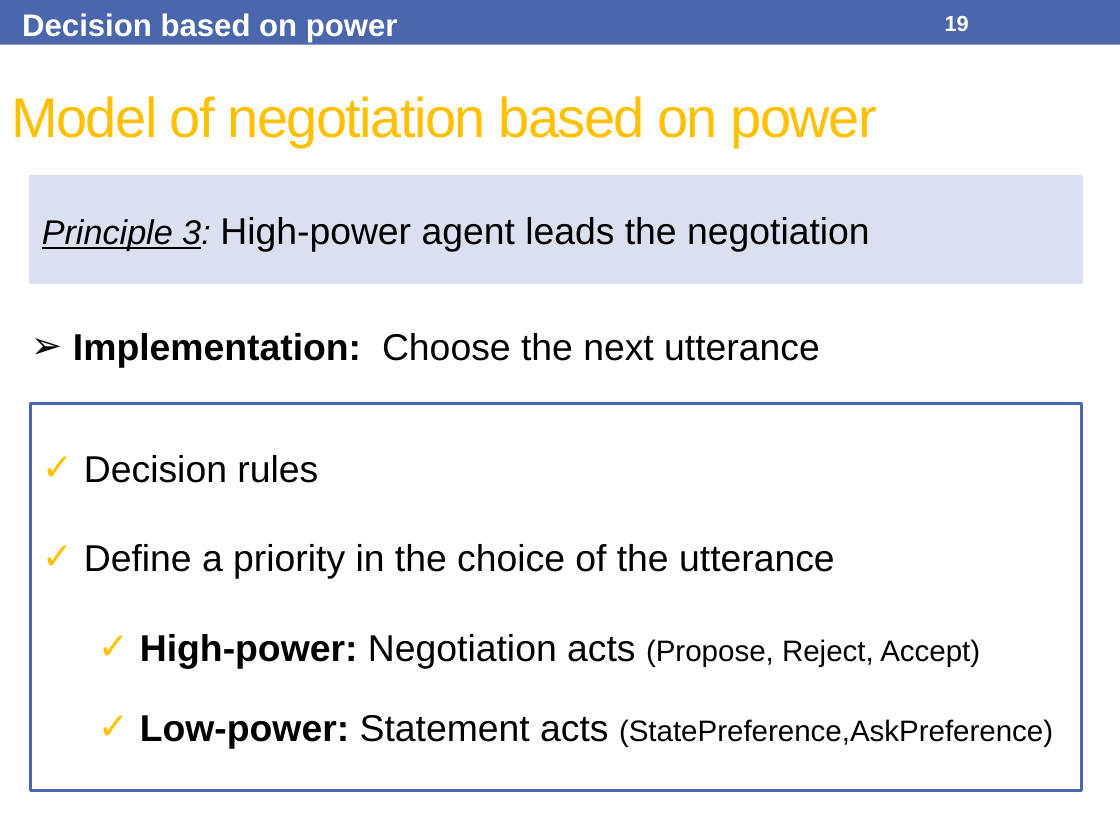
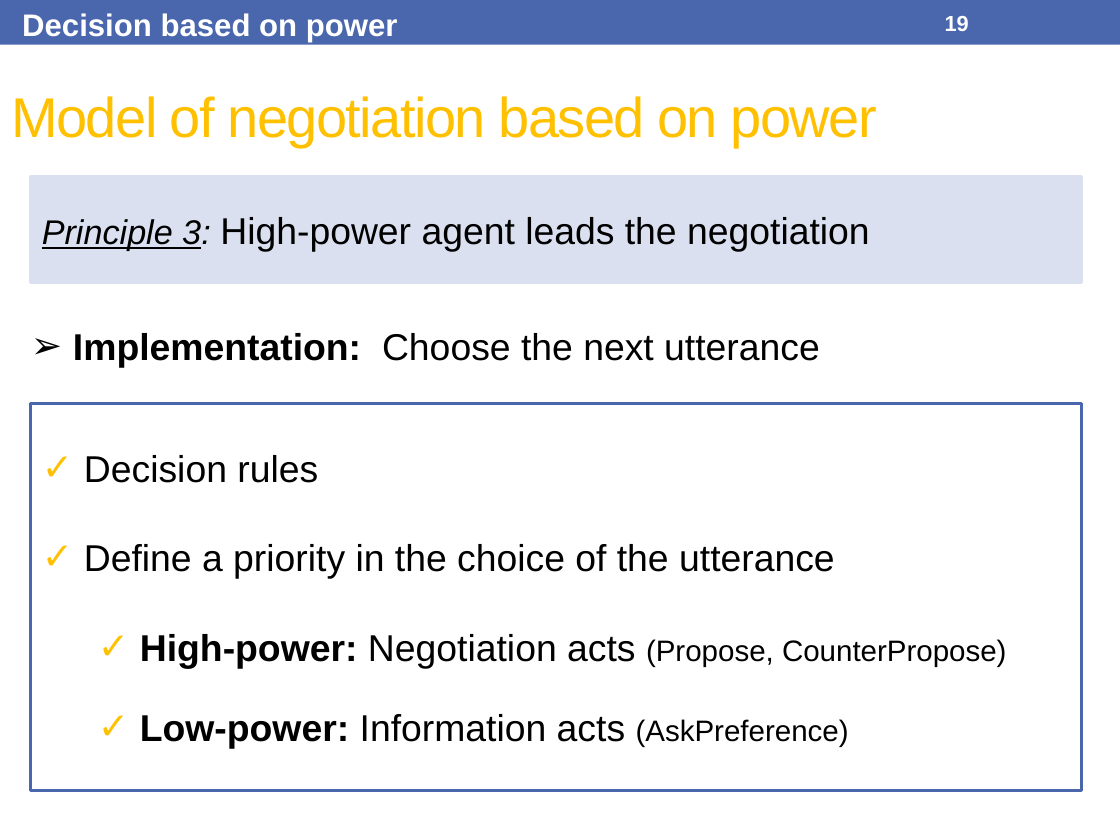
Before and after one commit to Olydia/Discolog, a slide deck: slide 19 of papers/Presentations/IVA17/IVA17.pptx. Drawn at 1120x840 pixels with LibreOffice and Linux fonts; fonts in the diff are those of the drawing. Boxes give left, top, right and bottom in pixels: in the first picture for what was removed or moved away, otherwise in the second. Text is boxed around its words. In the diff, an @@ line names an element or a change of style, - is before the commit and + after.

```diff
--- a/papers/Presentations/IVA17/IVA17.pptx
+++ b/papers/Presentations/IVA17/IVA17.pptx
@@ text in rectangle at box(140, 634, 1007, 749): text changed; size 19 to 24 pt @@
-  ✓ High-power: Negotiation acts (Propose, Reject, Accept)
-  ✓ Low-power: Statement acts (StatePreference,AskPreference)
+  ✓ High-power: Negotiation acts (Propose, CounterPropose)
+  ✓ Low-power: Information acts (AskPreference)
```
Also in this commit, not shown: 4 other slides changed.
